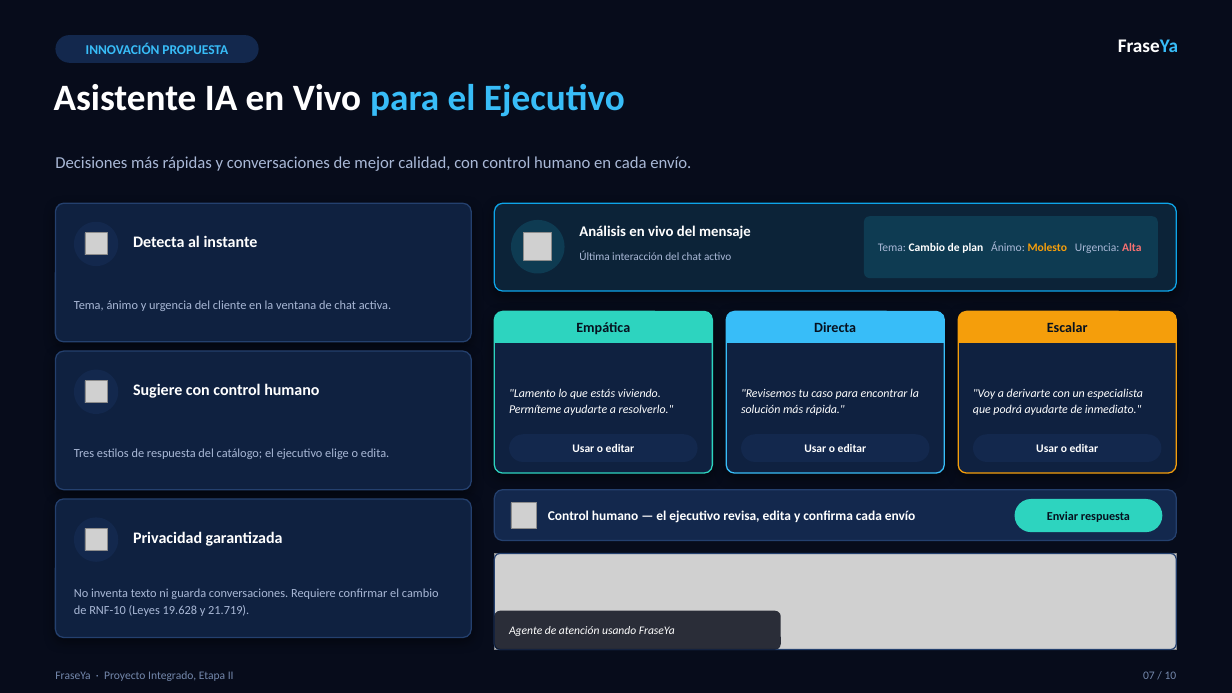
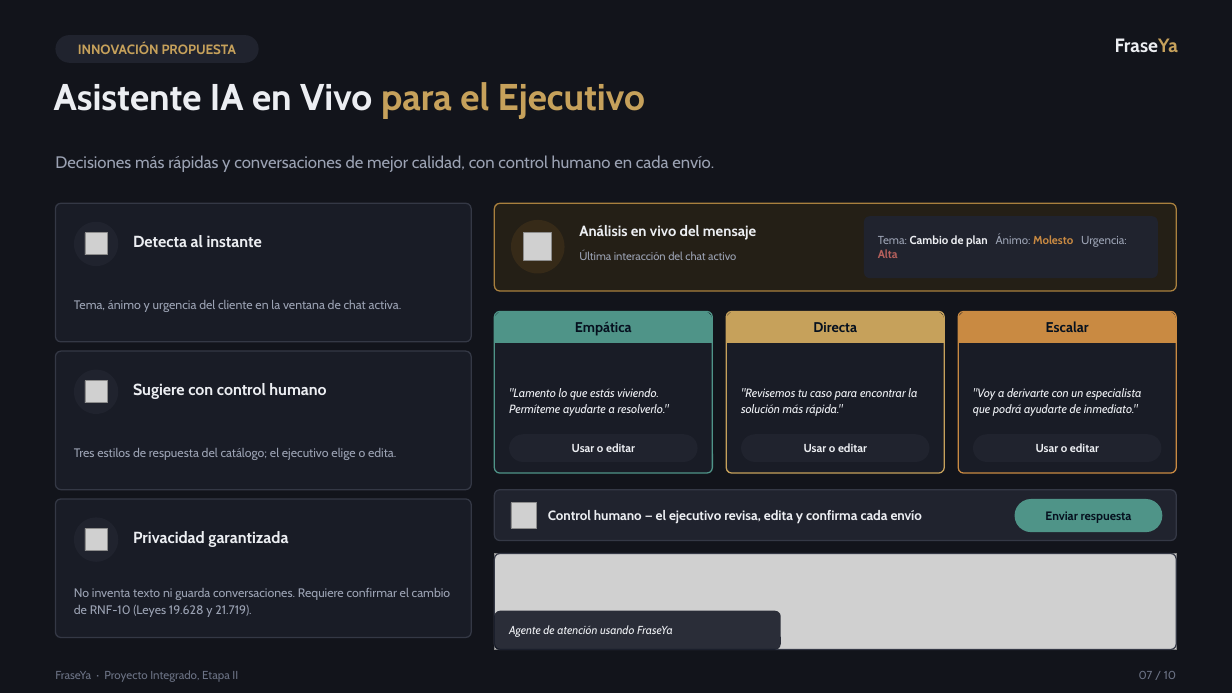
Before and after one commit to bayron-chavez/FraseYa, a slide deck: slide 7 of FraseYa_Etapa2_corregido.pptx. Drawn at 1232x693 pixels with LibreOffice and Linux fonts; fonts in the diff are those of the drawing; grey boxes stand for pictures. Boxes give left, top, right and bottom in pixels: in the first picture for what was removed or moved away, otherwise in the second. Text is boxed around its words. In the diff, an @@ line names an element or a change of style, - is before the commit and + after.

```diff
--- a/FraseYa_Etapa2_corregido.pptx
+++ b/FraseYa_Etapa2_corregido.pptx
@@ background #070C1B to #12141B @@
@@ text "INNOVACIÓN PROPUESTA" at [78, 42, 237, 54]: font Calibri to Cabin, text colour #38BDF8 to #C6A15B @@
@@ text "FraseYa" at [1115, 38, 1178, 52]: font Calibri to Cabin; text colour #FFFFFF to #ECEEF2, text colour #38BDF8 to #C6A15B in "FraseYa" @@
@@ text "Asistente IA en Vivo para ..." at [54, 82, 645, 118]: font Calibri to Cabin; text colour #FFFFFF to #ECEEF2 in "Asistente IA en Vivo"; text colour #38BDF8 to #C6A15B in "para el Ejecutivo" @@
@@ fill #0F2140 to #191C26; outline #24406E 1 pt to #343845 1 pt; shadow off; proportions changed in 3 elements at [55, 351, 471, 490], [55, 499, 471, 638], [55, 203, 471, 342] @@
@@ rounded rectangle at [494, 203, 1177, 291]: fill #0C2338 to #241F16; outline #0EA5E9 1 pt to #A9803E 1 pt; shadow off; proportions changed @@
@@ ellipse at [511, 220, 565, 274]: fill #0E3B52 to #362A18 @@
@@ rounded rectangle at [864, 216, 1158, 278]: fill #0E3B52 to #20232E @@
@@ text "Tema: Cambio de plan Ánimo: ..." at [878, 235, 1127, 258]: font Calibri to Cabin; text colour #A9B8D6 to #9BA2B3 in "Tema: Ánimo: Urgencia:"; text colour #FFFFFF to #ECEEF2 in "Cambio de plan"; text colour #F59E0B to #C98A42 in "Molesto"; text colour #F87171 to #B5605C in "Alta" @@
@@ font Calibri to Cabin, text colour #A9B8D6 to #9BA2B3 in 5 elements at [55, 155, 714, 172], [74, 300, 402, 312], [74, 448, 396, 460], [74, 588, 451, 617], [579, 251, 736, 260] @@
@@ rounded rectangle at [494, 311, 713, 473]: fill #0F2140 to #191C26; outline #2DD4BF 1 pt to #4F9488 1 pt; shadow off; proportions changed @@
@@ rounded rectangle at [726, 311, 945, 473]: fill #0F2140 to #191C26; outline #38BDF8 1 pt to #C6A15B 1 pt; shadow off; proportions changed @@
@@ rounded rectangle at [726, 311, 945, 343]: fill #38BDF8 to #C6A15B @@
@@ rectangle at [726, 327, 945, 343]: fill #38BDF8 to #C6A15B @@
@@ rounded rectangle at [958, 311, 1177, 473]: fill #0F2140 to #191C26; outline #F59E0B 1 pt to #C98A42 1 pt; shadow off; proportions changed @@
@@ rounded rectangle at [958, 311, 1177, 343]: fill #F59E0B to #C98A42 @@
@@ rectangle at [958, 327, 1177, 343]: fill #F59E0B to #C98A42 @@
@@ fill #13284D to #20232E in 7 elements at [55, 35, 259, 63], [74, 222, 118, 266], [74, 370, 118, 414], [74, 518, 118, 562], [509, 434, 698, 462], [741, 434, 930, 462], [973, 434, 1162, 462] @@
@@ rounded rectangle at [494, 490, 1177, 541]: fill #13284D to #20232E; outline #24406E 1 pt to #343845 1 pt; proportions changed @@
@@ font Calibri to Cabin in 4 elements at [575, 321, 632, 336], [813, 322, 857, 332], [1046, 321, 1089, 332], [1045, 511, 1132, 523] @@
@@ fill #2DD4BF to #4F9488 in 3 elements at [494, 311, 713, 343], [494, 327, 713, 343], [1015, 499, 1163, 532] @@
@@ rounded rectangle at [494, 554, 1177, 650]: outline #24406E 1 pt to #343845 1 pt @@
@@ font Calibri to Cabin, text colour #FFFFFF to #ECEEF2 in 12 elements at [133, 235, 262, 247], [133, 383, 326, 399], [133, 531, 288, 547], [579, 225, 756, 240], [509, 388, 669, 416], [572, 443, 635, 452], [741, 388, 917, 416], [804, 443, 867, 452], [973, 388, 1141, 416], [1036, 443, 1099, 452], [548, 510, 922, 524], [509, 625, 673, 637] @@
@@ text "FraseYa · Proyecto Integrado, Etapa ..." at [55, 670, 238, 682]: font Calibri to Cabin, text colour #7488AC to #6B7284 @@
@@ text "07 / 10" at [1139, 671, 1176, 679]: font Calibri to Cabin, text colour #7488AC to #6B7284 @@
```
Also in this commit, not shown: 9 other slides changed.
